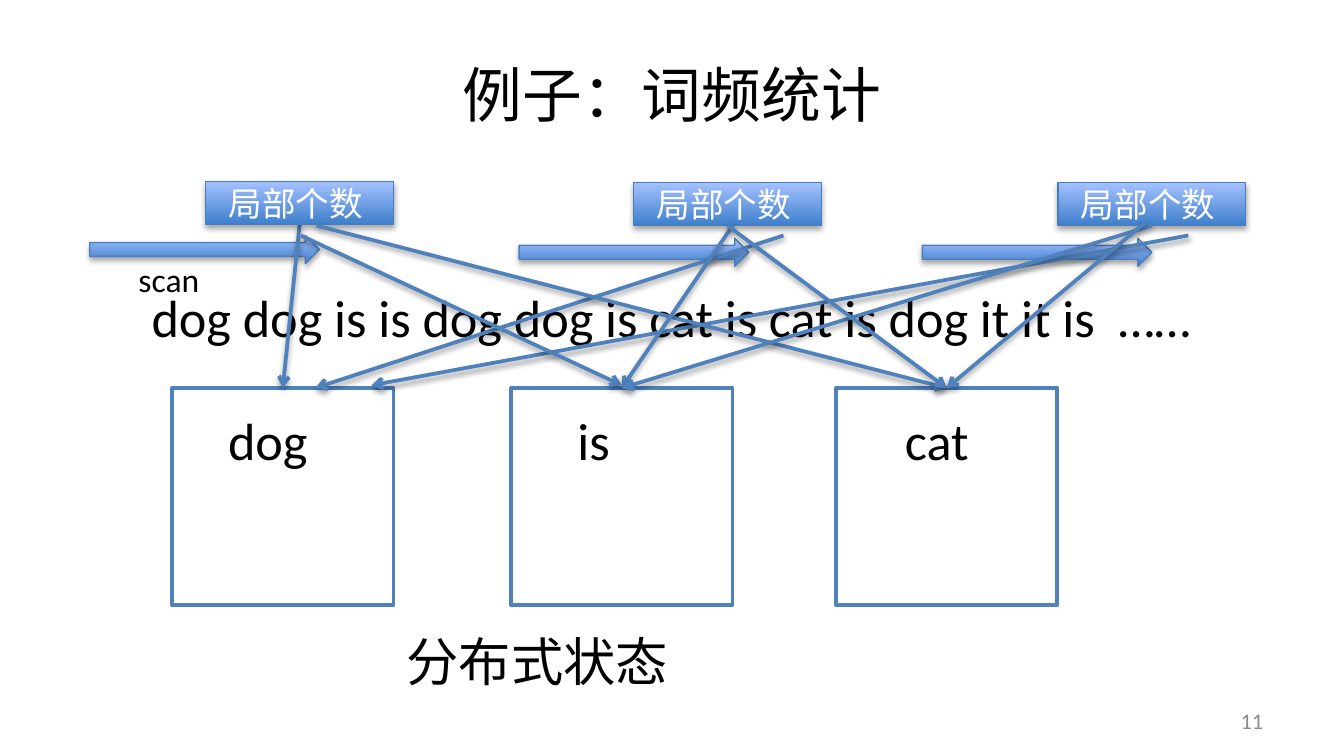
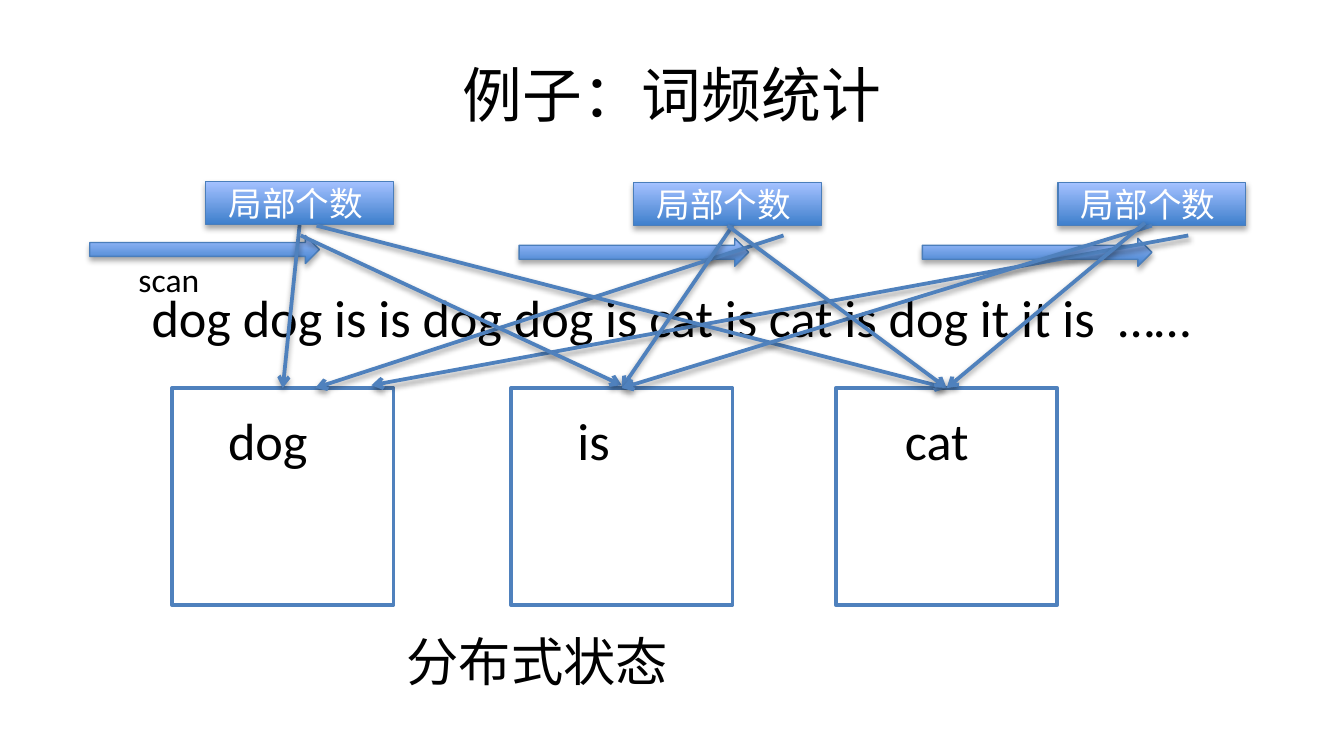
Before and after one commit to alxsoares/Foundations-of-Big-Data-System, a slide deck: slide 11 of Architecture/大数据的处理框架.pptx. Drawn at 1344x756 pixels with LibreOffice and Linux fonts; fonts in the diff are those of the drawing. Boxes give left, top, right and bottom in pixels: in the first picture for what was removed or moved away, otherwise in the second. Text is boxed around its words. In the diff, an @@ line names an element or a change of style, - is before the commit and + after.

```diff
--- a/Architecture/大数据的处理框架.pptx
+++ b/Architecture/大数据的处理框架.pptx
@@ page number removed at box(1241, 714, 1264, 729) @@
-11
```
Also in this commit, not shown: 21 other slides changed, 11 slides added, 11 slides removed.
